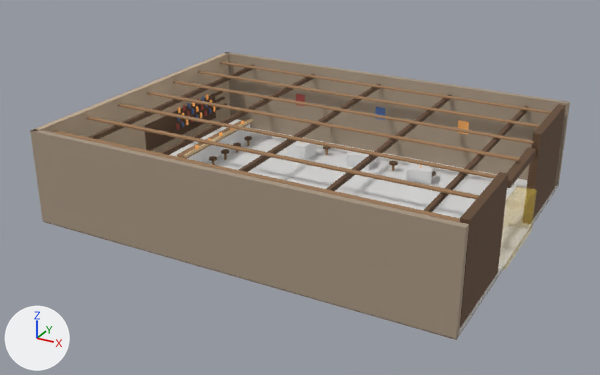
A saved change to the Blender file experiments/neomud-three/assets/source/scenes/town_tavern/town_tavern.blend.
One viewpoint serves both versions: a 50 mm camera at (24.1, -45.6, 23.7) aimed at (-0.3, -1.3, 1.5). The lights are fixed; the arrows at lower left show +X, +Y and +Z. The first picture is the older version.

The scene before the commit, as lines of its bpy script (objects in view):
```python
ob_trg_exit_east_square = bpy.data.objects.new('TRG_exit_east_square', me_trg_exit_east_square_mesh)
ob_trg_exit_east_square.location = (13.55, 0.0, 1.4)
ob_vis_batch_mat_tavern_dark_oak = bpy.data.objects.new('VIS_batch_MAT_tavern_dark_oak', me_vis_batch_mat_tavern_dark_oak_mesh)
ob_vis_batch_mat_tavern_dark_oak.location = (13.65, 6.85, 3.1)
ob_vis_batch_mat_tavern_smoky_plaster = bpy.data.objects.new('VIS_batch_MAT_tavern_smoky_plaster', me_vis_batch_mat_tavern_smoky_plaster_mesh)
ob_vis_batch_mat_tavern_smoky_plaster.location = (0.0, 10.82, 3.1)
ob_vis_batch_mat_tavern_worn_wood = bpy.data.objects.new('VIS_batch_MAT_tavern_worn_wood', me_vis_batch_mat_tavern_worn_wood_mesh)
ob_vis_batch_mat_tavern_worn_wood.location = (-11.2, 0.0, 0.04)
ob_vis_west_bar_wall = bpy.data.objects.new('VIS_west_bar_wall', me_vis_west_bar_wall_mesh)
ob_vis_west_bar_wall.location = (-13.82, 0.0, 3.1)
# also in view: 'COL_bar' at (-11.1, 3.9, 0.8); 'COL_table_northeast' at (5.1, 6.9, 0.6); 'COL_world_floor' at (0.0, 0.0, 0.0)
```
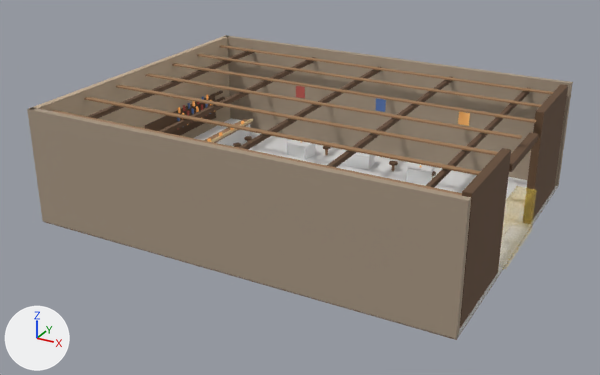
Where the newer file only moved an object's origin or applied its transform, the numbers keep the older frame.

Pixel boxes (x1, y1, x2, y2) of what changed, in the pictures (600 x 375 px; the box of a moved part takes in the faces that stretch with it):
'VIS_batch_MAT_tavern_smoky_plaster', rescaled
    before: (30, 52, 570, 339)
    after: (27, 36, 573, 339)
'VIS_batch_MAT_tavern_dark_oak', reshaped (6% taller)
    before: (89, 65, 566, 328)
    after: (86, 49, 568, 328)
'VIS_batch_MAT_tavern_worn_wood', reshaped
    before: (52, 62, 552, 222)
    after: (52, 45, 553, 196)
'VIS_west_bar_wall', rescaled
    before: (30, 52, 230, 153)
    after: (31, 35, 230, 138)
part 1 of me_vis_batch_mat_tavern_worn_wood_mesh, moved or reshaped
    before: (220, 62, 552, 114)
    after: (219, 45, 553, 95)
part 2 of me_vis_batch_mat_tavern_worn_wood_mesh, moved or reshaped
    before: (198, 71, 540, 128)
    after: (197, 54, 541, 107)
part 3 of me_vis_batch_mat_tavern_worn_wood_mesh, moved or reshaped
    before: (173, 81, 534, 144)
    after: (172, 63, 537, 123)
part 4 of me_vis_batch_mat_tavern_worn_wood_mesh, moved or reshaped
    before: (147, 92, 520, 161)
    after: (145, 73, 522, 139)
part 5 of me_vis_batch_mat_tavern_worn_wood_mesh, moved or reshaped
    before: (118, 104, 497, 179)
    after: (116, 85, 498, 156)
part 6 of me_vis_batch_mat_tavern_worn_wood_mesh, moved or reshaped
    before: (86, 116, 479, 199)
    after: (84, 97, 481, 175)
part 7 of me_vis_batch_mat_tavern_worn_wood_mesh, moved or reshaped
    before: (52, 130, 460, 222)
    after: (52, 110, 462, 196)
part 10 of me_vis_batch_mat_tavern_dark_oak_mesh, moved or reshaped
    before: (507, 147, 536, 188)
    after: (509, 133, 538, 172)
part 11 of me_vis_batch_mat_tavern_dark_oak_mesh, moved or reshaped
    before: (89, 65, 254, 139)
    after: (86, 49, 254, 119)
part 12 of me_vis_batch_mat_tavern_dark_oak_mesh, moved or reshaped
    before: (159, 74, 315, 155)
    after: (159, 57, 315, 133)
part 13 of me_vis_batch_mat_tavern_dark_oak_mesh, moved or reshaped
    before: (239, 84, 381, 172)
    after: (238, 66, 381, 149)
part 14 of me_vis_batch_mat_tavern_dark_oak_mesh, moved or reshaped
    before: (326, 94, 452, 191)
    after: (326, 76, 453, 167)
part 15 of me_vis_batch_mat_tavern_dark_oak_mesh, moved or reshaped
    before: (424, 106, 528, 212)
    after: (425, 87, 531, 187)
part 16 of me_vis_batch_mat_tavern_dark_oak_mesh, moved or reshaped
    before: (527, 104, 566, 219)
    after: (527, 84, 568, 219)
part 17 of me_vis_batch_mat_tavern_dark_oak_mesh, moved or reshaped
    before: (460, 172, 509, 328)
    after: (460, 148, 511, 328)
'COL_world_floor', unchanged, covered by the edit
    before: (44, 128, 559, 339)
    after: (44, 132, 559, 339)

Edits to the bpy script that builds the scene:
```text
Change me_vis_batch_mat_tavern_worn_wood_mesh:
    remove me_vis_batch_mat_tavern_worn_wood_mesh.from_pydata(...)  # 424 vertices, 318 faces; spans x -2.4..24.8, y -10.8..10.8, z 0.0..5.7
    add me_vis_batch_mat_tavern_worn_wood_mesh.from_pydata(...)  # 424 vertices, 318 faces; spans x -2.4..24.8, y -10.8..10.8, z 0.0..7.1
    me_vis_batch_mat_tavern_worn_wood_mesh part 1: the loose piece of 8 vertices spanning x -2.4..24.8, y 9.3..9.7, z 5.6..5.7 is moved by (0.0, 0.0, 1.4)
    me_vis_batch_mat_tavern_worn_wood_mesh part 2: the loose piece of 8 vertices spanning x -2.4..24.8, y 6.2..6.5, z 5.6..5.7 is moved by (0.0, 0.0, 1.4)
    me_vis_batch_mat_tavern_worn_wood_mesh part 3: the loose piece of 8 vertices spanning x -2.4..24.8, y 3.0..3.4, z 5.6..5.7 is moved by (0.0, 0.0, 1.4)
    me_vis_batch_mat_tavern_worn_wood_mesh part 4: the loose piece of 8 vertices spanning x -2.4..24.8, y -0.2..0.2, z 5.6..5.7 is moved by (0.0, 0.0, 1.4)
    me_vis_batch_mat_tavern_worn_wood_mesh part 5: the loose piece of 8 vertices spanning x -2.4..24.8, y -3.4..-3.0, z 5.6..5.7 is moved by (0.0, 0.0, 1.4)
    me_vis_batch_mat_tavern_worn_wood_mesh part 6: the loose piece of 8 vertices spanning x -2.4..24.8, y -6.5..-6.2, z 5.6..5.7 is moved by (0.0, 0.0, 1.4)
    me_vis_batch_mat_tavern_worn_wood_mesh part 7: the loose piece of 8 vertices spanning x -2.4..24.8, y -9.7..-9.3, z 5.6..5.7 is moved by (0.0, 0.0, 1.4)
Change me_vis_west_bar_wall_mesh:
    remove me_vis_west_bar_wall_mesh.from_pydata(...)  # 8 vertices, 6 faces; spans x -0.2..0.2, y -11.0..11.0, z -3.1..3.1
    add me_vis_west_bar_wall_mesh.from_pydata(...)  # 8 vertices, 6 faces; spans x -0.2..0.2, y -11.0..11.0, z -3.1..4.5
    me_vis_west_bar_wall_mesh part 8: the whole mesh is scaled about its middle by (1, 1, 1.23), then moved by (0.0, 0.0, 0.7)
Change me_vis_batch_mat_tavern_smoky_plaster_mesh:
    remove me_vis_batch_mat_tavern_smoky_plaster_mesh.from_pydata(...)  # 16 vertices, 12 faces; spans x -14.0..14.0, y -21.8..0.2, z -3.1..3.1
    add me_vis_batch_mat_tavern_smoky_plaster_mesh.from_pydata(...)  # 16 vertices, 12 faces; spans x -14.0..14.0, y -21.8..0.2, z -3.1..4.5
    me_vis_batch_mat_tavern_smoky_plaster_mesh part 9: the whole mesh is scaled about its middle by (1, 1, 1.23), then moved by (0.0, 0.0, 0.7)
Change me_vis_batch_mat_tavern_dark_oak_mesh:
    remove me_vis_batch_mat_tavern_dark_oak_mesh.from_pydata(...)  # 552 vertices, 354 faces; spans x -27.5..0.2, y -17.6..3.9, z -3.1..3.1
    add me_vis_batch_mat_tavern_dark_oak_mesh.from_pydata(...)  # 552 vertices, 354 faces; spans x -27.5..0.2, y -17.6..3.9, z -3.1..4.5
    me_vis_batch_mat_tavern_dark_oak_mesh part 10: the loose piece of 8 vertices spanning x -0.3..0.2, y -9.6..-4.1, z 2.0..2.4 is moved by (0.0, 0.0, 1.0)
    me_vis_batch_mat_tavern_dark_oak_mesh part 11: the loose piece of 8 vertices spanning x -25.0..-24.7, y -17.5..3.8, z 2.2..2.5 is moved by (0.0, 0.0, 1.3)
    me_vis_batch_mat_tavern_dark_oak_mesh part 12: the loose piece of 8 vertices spanning x -19.4..-19.1, y -17.5..3.8, z 2.2..2.5 is moved by (0.0, 0.0, 1.3)
    me_vis_batch_mat_tavern_dark_oak_mesh part 13: the loose piece of 8 vertices spanning x -13.8..-13.5, y -17.5..3.8, z 2.2..2.5 is moved by (0.0, 0.0, 1.3)
    me_vis_batch_mat_tavern_dark_oak_mesh part 14: the loose piece of 8 vertices spanning x -8.2..-7.9, y -17.5..3.8, z 2.2..2.5 is moved by (0.0, 0.0, 1.3)
    me_vis_batch_mat_tavern_dark_oak_mesh part 15: the loose piece of 8 vertices spanning x -2.6..-2.3, y -17.5..3.8, z 2.2..2.5 is moved by (0.0, 0.0, 1.3)
    me_vis_batch_mat_tavern_dark_oak_mesh part 16: 4 of 552 vertices moved; they spanned x -0.2..0.2, y -3.3..3.3, z 3.1 and now span x -0.2..0.2, y -3.3..3.3, z 4.5; mean shift (0.0, 0.0, 1.4); largest move (-0.2, -3.3, 3.1) -> (-0.2, -3.3, 4.5)
    me_vis_batch_mat_tavern_dark_oak_mesh part 17: 4 of 552 vertices moved; they spanned x -0.2..0.2, y -17.0..-10.4, z 3.1 and now span x -0.2..0.2, y -17.0..-10.4, z 4.5; mean shift (0.0, 0.0, 1.4); largest move (-0.2, -17.0, 3.1) -> (-0.2, -17.0, 4.5)
    other edits to the shape of me_vis_batch_mat_tavern_dark_oak_mesh do not show in these pictures
```
